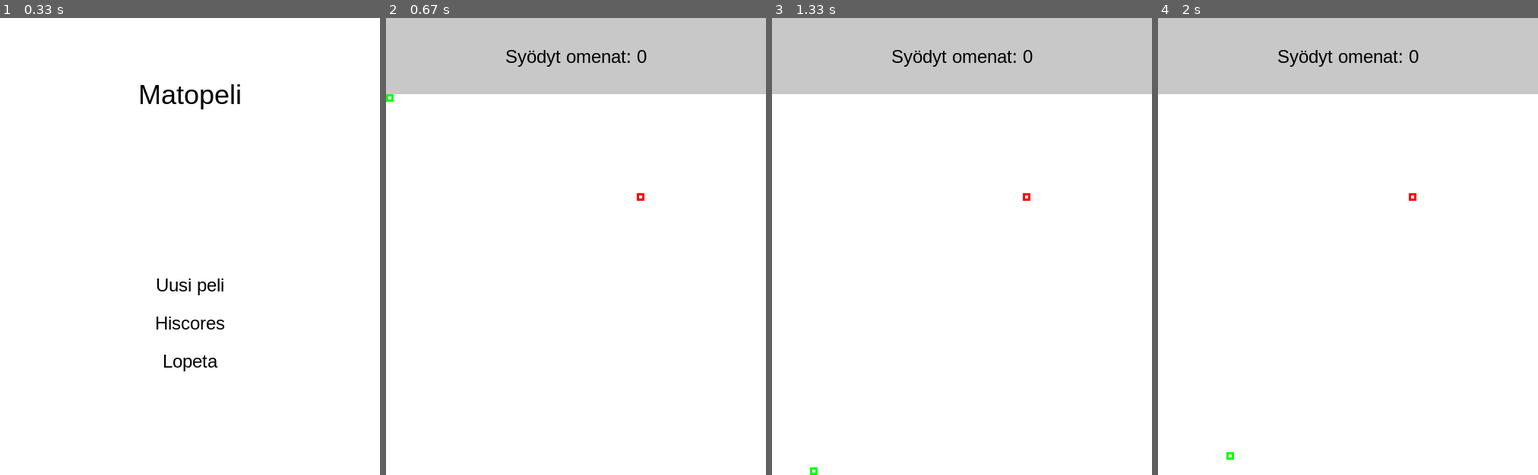
Above: before the commit, frames 1-4 (left to right).
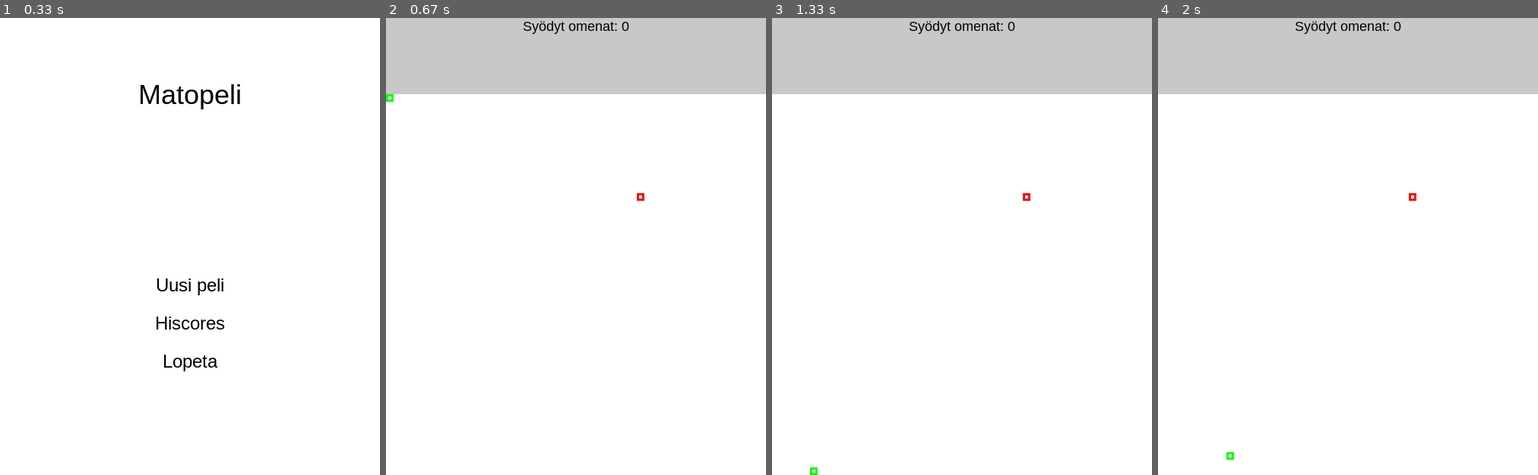
Above: after the commit, the same moments.

Repository: Jaleksi/Pygame
Game: pygame game, started from matopppp.py
Two runs of this game, one before a commit and one after it. Both use one fixed random seed, a clock stepped at 60 frames per second and the inputs below.
Inputs (mouse positions are in pixels of both pictures, inside the frame that each line leads up to):
- Up to frame 1 (0.33 s): no input
- Up to frame 2 (0.67 s): click "Uusi peli" at 0.43 s
- Up to frame 3 (1.33 s): hold Right 0.67-1.13 s; move the mouse to (1083, 232) at 0.7 s; hold Up from 1.17 s (still down)
- Up to frame 4 (2 s): release Up at 1.47 s; hold Right 1.5-1.97 s

Frame 1 is identical in both runs. In frame 2, 0.7% of the frame differs, in the area x 31-69%, y 0-11%; in frame 3, 0.7%; in frame 4, 0.7%.

Commit message:
matopeli, kesken

Diff:
--- a/matopppp.py
+++ b/matopppp.py
@@ -27,8 +27,8 @@
                     elif(valinta.msg == "Lopeta"):
                         pygame.quit()
                         exit()
-        if(gameon):
-            if(event.type == pygame.KEYDOWN):
+        if(event.type == pygame.KEYDOWN):
+            if(gameon):
                 if(event.key == pygame.K_LEFT):
                     mato.xnopeus = -10
                     mato.ynopeus = 0
@@ -41,7 +41,8 @@
                 if(event.key == pygame.K_DOWN):
                     mato.ynopeus = 10
                     mato.xnopeus = 0
-
+            else:
+                main()
 
 class Teksti:
     def __init__(self, msg, koko, x, y, vari):
@@ -76,6 +77,8 @@
 
 
 def main():
+    global mato
+    mato = Mato(0, 100)
     while(True):
         display.fill(pygame.Color("white"))
         inbut()
@@ -103,9 +106,15 @@
             pygame.draw.rect(display, (0, 255, 0), osa, 3)
 
     def matoliiku(self):
+        global gameon
         uusipaa = pygame.Rect(self.paa.x + self.xnopeus,
                               self.paa.y + self.ynopeus,
                               10, 10)
+        if(uusipaa in self.kokomato and self.ynopeus + self.xnopeus != 0):
+            mato.xnopeus = 0
+            mato.ynopeus = 0
+            gameon = False
+            loppu()
         if(uusipaa.x > 490):
             uusipaa.x = 0
         elif(uusipaa.x < 0):
@@ -150,22 +159,30 @@
 
 def tulostaulu():
     pygame.draw.rect(display, (200, 200, 200), [0, 0, 500, 100], 0)
-    Teksti("Syödyt omenat: "+str(mato.pituus-1), 24, 0, 50, (0,0,0)).piirto()
+    Teksti("Syödyt omenat: "+str(mato.pituus-1), 18, 0, 10, (0,0,0)).piirto()
 
-
+def loppu():
+    Teksti("PELI LOPPUI", 18, 0, 200, (0,0,0)).piirto()
+    Teksti("Paina jotain näppäintä palataksesi valikkoon", 18, 0, 250, (0,0,0)).piirto()
 def peli():
+    global gameon
     while(True):
+        display.fill(pygame.Color("white"))
         inbut()
-        display.fill(pygame.Color("white"))
-        mato.matoliiku()
-        mato.matosyo()
-        mato.matopiirto()
-        omena.omenapiirto()
+        if(gameon):
+            mato.matoliiku()
+            mato.matosyo()
+            mato.matopiirto()
+            omena.omenapiirto()
+        else:
+            mato.matopiirto()
+            loppu()
         tulostaulu()
         clock.tick(10)
         pygame.display.update()
 
 
 
+
 if(__name__ == "__main__"):
     main()
